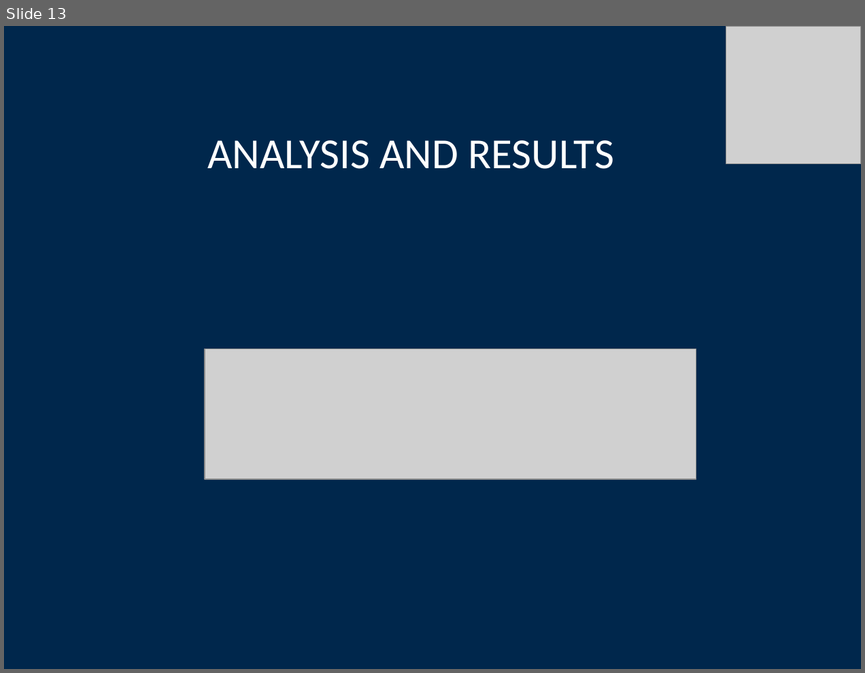
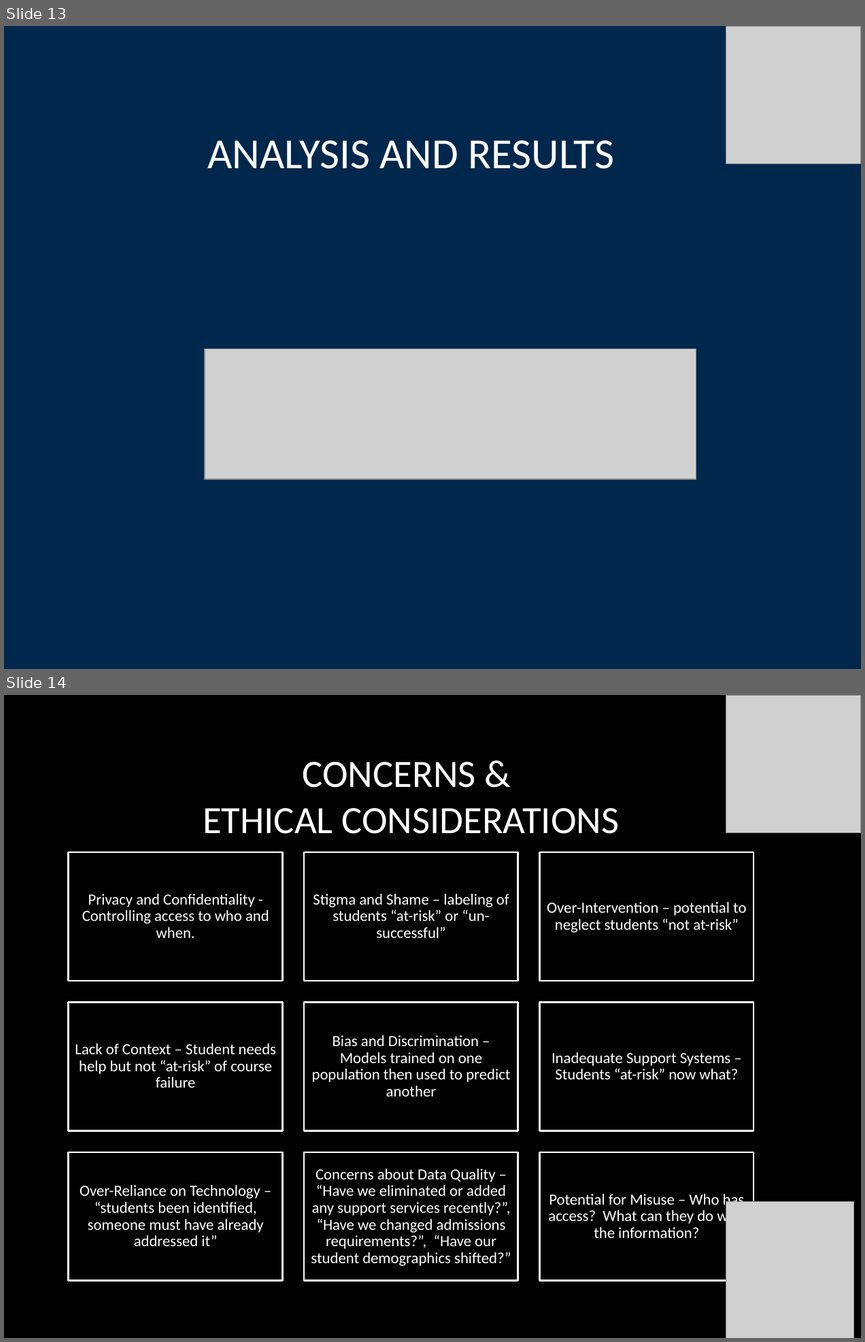
Before and after one commit to tastslikchkn/MI-AIR, a slide deck: Milestone_2/CSC587_2024_OnlineCSESTudentSuccessInd_052824.pptx. Shown one above the other, each under a label of ours: slide 13 before the commit, slides 13 and 14 after it. The pictures are 865x673 and 865x1342 pixels, drawn with LibreOffice and Linux fonts; fonts in the diff are those of the drawing; grey boxes stand for pictures; background and template pictures are left out. Boxes give left, top, right and bottom in pixels: in the first picture for what was removed or moved away, otherwise in the second. Text is boxed around its words. In the diff, an @@ line names an element or a change of style, - is before the commit and + after.

```diff
--- a/Milestone_2/CSC587_2024_OnlineCSESTudentSuccessInd_052824.pptx
+++ b/Milestone_2/CSC587_2024_OnlineCSESTudentSuccessInd_052824.pptx
@@ slide 14 added at bbox=[4, 695, 861, 1338], background picture (left out) @@
@@ picture added at bbox=[725, 695, 861, 833] @@
@@ title added at bbox=[203, 762, 619, 834], 32.4 pt, text #FFFFFF @@
+CONCERNS &
+ETHICAL CONSIDERATIONS
@@ group added at bbox=[68, 852, 753, 1280]: 9 rectangles, 9 texts @@
+Privacy and Confidentiality - Controlling access to who and when.
+Stigma and Shame – labeling of students “at-risk” or “un-successful”
+Over-Intervention – potential to neglect students “not at-risk”
+Lack of Context – Student needs help but not “at-risk” of course failure
+Bias and Discrimination – Models trained on one population then used to predict another
+Inadequate Support Systems – Students “at-risk” now what?
+Over-Reliance on Technology – “students been identified, someone must have already addressed it”
+Concerns about Data Quality – “Have we eliminated or added any support services recently?”, “Have we changed admissions requirements?”, “Have our student demographics shifted?”
+Potential for Misuse – Who has access? What can they do with the information?
@@ picture added at bbox=[726, 1202, 854, 1338] @@
```
Also in this commit, not shown: 6 slides changed, 4 other slides added, 5 slides removed.
